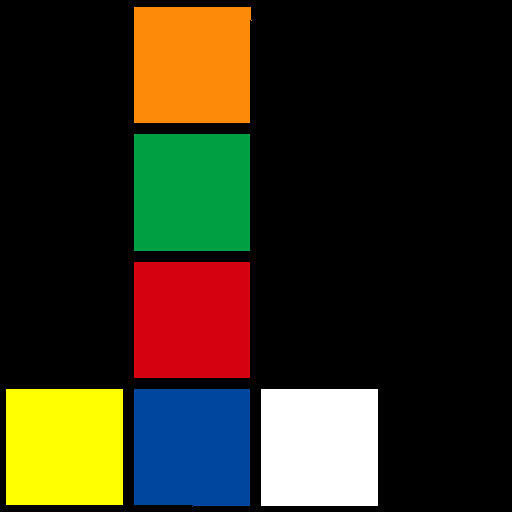
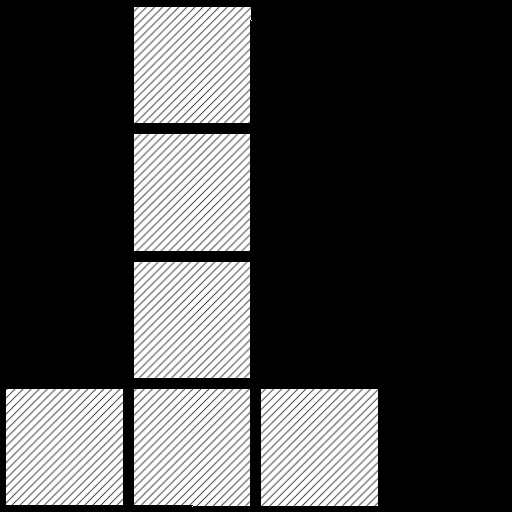
Layer changes from the first 512×512 image to the second:
added layer "Layer 4 copy" above "2" over bbox(6, 7, 378, 507)
moved "Layer 2" into group "1" over bbox(6, 7, 378, 507)
